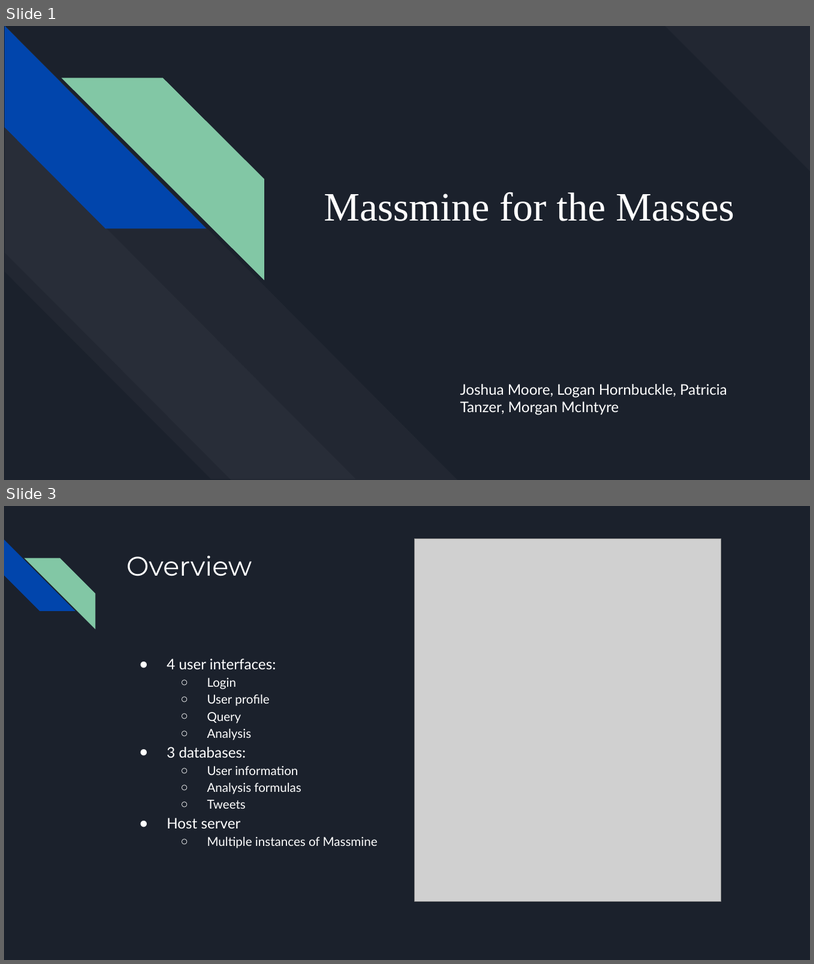
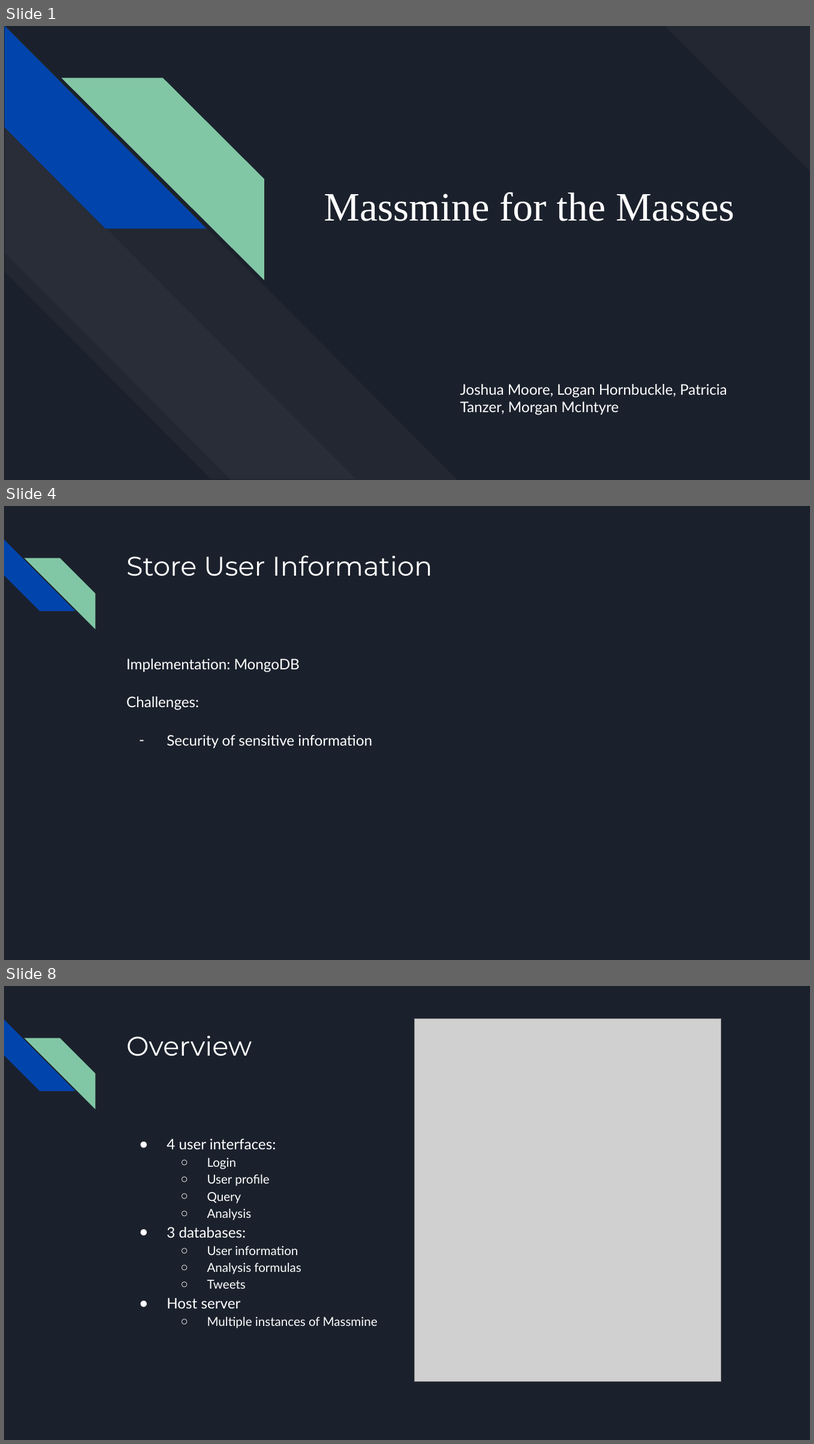
Before and after one commit to JoshCMoore/Massmine-for-the-Masses, a slide deck: documentation/slides/PresentationFeb7.pptx. Shown one above the other, each under a label of ours: slides 1 and 3 before the commit, slides 1, 4 and 8 after it; the slides between them are not shown. The pictures are 814x964 and 814x1444 pixels, drawn with LibreOffice and Linux fonts; fonts in the diff are those of the drawing; grey boxes stand for pictures. Boxes give left, top, right and bottom in pixels: in the first picture for what was removed or moved away, otherwise in the second. Text is boxed around its words. In the diff, an @@ line names an element or a change of style, - is before the commit and + after.

```diff
--- a/documentation/slides/PresentationFeb7.pptx
+++ b/documentation/slides/PresentationFeb7.pptx
@@ slide 4 added at box(4, 506, 810, 960), background #1B212C; not listed: 2 template elements that a slide beside it also shows @@
@@ title added at box(126, 555, 432, 576), 24 pt, text #FFFFFF @@
+Store User Information
@@ text added at box(126, 658, 372, 748), 13 pt, text #FFFFFF @@
+Implementation: MongoDB
+Challenges:
+– Security of sensitive information
@@ what was slide 3 is now slide 8 @@
```
Also in this commit, not shown: 2 slides changed, 4 other slides added, 2 slides removed.
